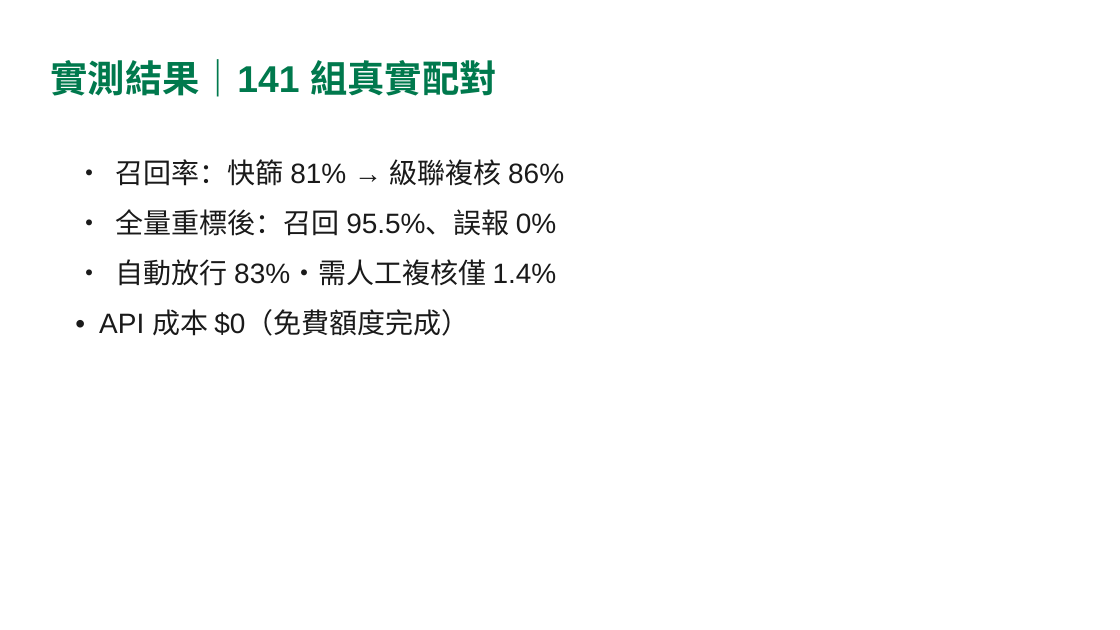
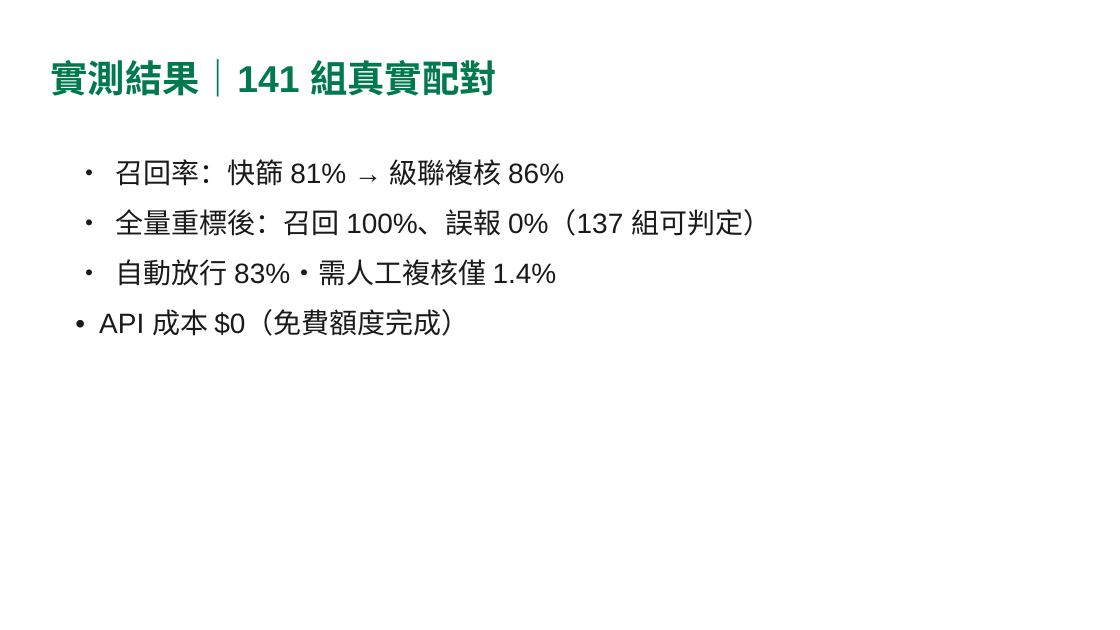
Before and after one commit to TimmyChen1110/iRent-AI, a slide deck: slide 6 of 環節二_還車影像AI辨識/Timmy_Project_Report/presentation.pptx. Drawn at 1120x630 pixels with LibreOffice and Linux fonts; fonts in the diff are those of the drawing. Boxes give left, top, right and bottom in pixels: in the first picture for what was removed or moved away, otherwise in the second. Text is boxed around its words. In the diff, an @@ line names an element or a change of style, - is before the commit and + after.

```diff
--- a/環節二_還車影像AI辨識/Timmy_Project_Report/presentation.pptx
+++ b/環節二_還車影像AI辨識/Timmy_Project_Report/presentation.pptx
@@ text at <box>116,209,771,236</box>: text changed @@
-• 全量重標後：召回 95.5%、誤報 0%
+• 全量重標後：召回 100%、誤報 0%（137 組可判定）
```
Also in this commit, not shown: 1 other slide changed, 13 other files.
